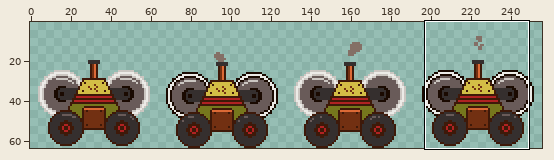
Sprite sheet: El Charquito/Assets/0_Sprites/Enemies/Enemy1.png. The picture above shows the old version from afar; the outline marks the close-up.
Close-up. First the earlier version:
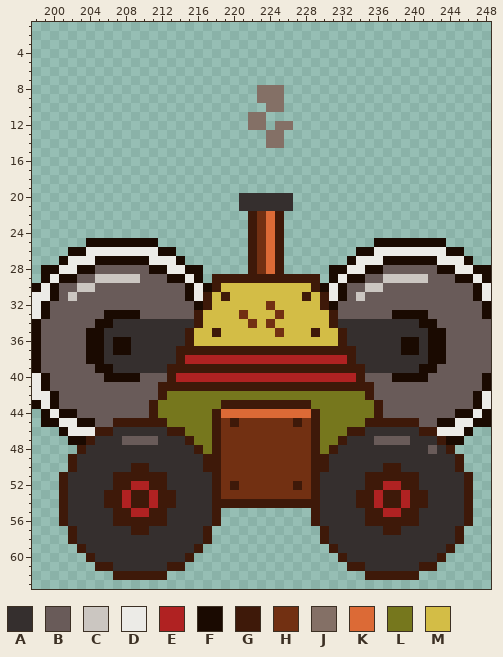
The file is 256x64 pixels. Shown: x 198..248, y 1..63. The wide view leaves out empty margins. The commit also changed other parts of the picture, which this record leaves out.
Palette (. is transparent): A #352f2e  B #695b59  C #cbc6c1  D #ecebe7  E #b02222  F #1a0a01  G #3e1909  H #723012  J #847066  K #dc6a36  L #76771d  M #d3bd46
New version:
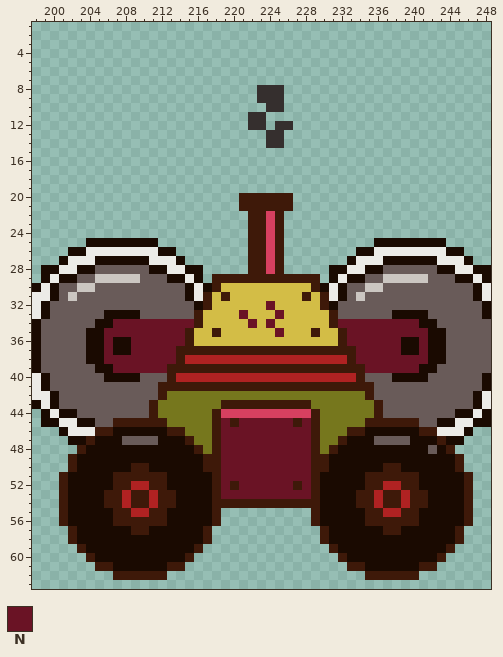
Colours new in this view: N #6a1325
Change:
@@ palette @@
-K #dc6a36
+K #d74060
@@ x 220..228 @@
  7 .........
- 8 ...JJJ...
- 9 ...JJJ...
-10 ....JJ...
-11 ..JJ.....
-12 ..JJ.JJ..
-13 ....JJ...
-14 ....JJ...
+ 8 ...AAA...
+ 9 ...AAA...
+10 ....AA...
+11 ..AA.....
+12 ..AA.AA..
+13 ....AA...
+14 ....AA...
 15 .........
@@ x 219..228 @@
 19 ..........
-20 ..AAAAAA..
-21 ..AAAAAA..
-22 ...GHKG...
-23 ...GHKG...
-24 ...GHKG...
-25 ...GHKG...
-26 ...GHKG...
-27 ...GHKG...
-28 ...GHKG...
+20 ..GGGGGG..
+21 ..GGGGGG..
+22 ...GGKG...
+23 ...GGKG...
+24 ...GGKG...
+25 ...GGKG...
+26 ...GGKG...
+27 ...GGKG...
+28 ...GGKG...
 29 GGGGGGGGGG
@@ x 198..248 @@
 31 DDFBCBBBBBBBBBBBBFDGMGMMMMMMMMGMGDFBCBBBBBBBBBBBBFD
-32 DFBBBBBBBBBBBBBBBBFGMMMMMMHMMMMMGFBBBBBBBBBBBBBBBBF
-33 DFBBBBBBFFFFBBBBBBGMMMMHMMMHMMMMMGBBBBBBFFFFBBBBBBF
-34 FBBBBBBFFAAAAAAAAAGMMMMMHMHMMMMMMGAAAAAAAAAFFBBBBBB
-35 FBBBBBFFAAAAAAAAAGMMGMMMMMMHMMMGMMGAAAAAAAAAFFBBBBB
-36 FBBBBBFFAFFAAAAAAGMMMMMMMMMMMMMMMMGAAAAAAFFAFFBBBBB
-37 FBBBBBFFAFFAAAAAGGGGGGGGGGGGGGGGGGGGAAAAAFFAFFBBBBB
-38 FBBBBBFFAAAAAAAAGEEEEEEEEEEEEEEEEEEGAAAAAAAAFFBBBBB
-39 FBBBBBBFFAAAAAAGGGGGGGGGGGGGGGGGGGGGGAAAAAAFFBBBBBB
+32 DFBBBBBBBBBBBBBBBBFGMMMMMMNMMMMMGFBBBBBBBBBBBBBBBBF
+33 DFBBBBBBFFFFBBBBBBGMMMMNMMMNMMMMMGBBBBBBFFFFBBBBBBF
+34 FBBBBBBFFNNNNNNNNNGMMMMMNMNMMMMMMGNNNNNNNNNFFBBBBBB
+35 FBBBBBFFNNNNNNNNNGMMGMMMMMMNMMMGMMGNNNNNNNNNFFBBBBB
+36 FBBBBBFFNFFNNNNNNGMMMMMMMMMMMMMMMMGNNNNNNFFNFFBBBBB
+37 FBBBBBFFNFFNNNNNGGGGGGGGGGGGGGGGGGGGNNNNNFFNFFBBBBB
+38 FBBBBBFFNNNNNNNNGEEEEEEEEEEEEEEEEEEGNNNNNNNNFFBBBBB
+39 FBBBBBBFFNNNNNNGGGGGGGGGGGGGGGGGGGGGGNNNNNNFFBBBBBB
 40 DFBBBBBBFFFFBBBGEEEEEEEEEEEEEEEEEEEEGBBBFFFFBBBBBBF
@@ x 198..248 @@
 44 .FDFFBBBBBBBBGLLLLLLGKKKKKKKKKKGLLLLLLGBBBBBBBBFFDF
-45 .FFDDFFBBGGGGGGLLLLLGHGHHHHHHGHGLLLLLGGGGGGBBFFDDFF
-46 ...FDDDGGAAAAAAGGLLLGHHHHHHHHHHGLLLGGAAAAAAGGDDDF..
-47 ....FFGAAABBBBAAAGLLGHHHHHHHHHHGLLGAAABBBBAAAGFF...
-48 .....GAAAAAAAAAAAAGLGHHHHHHHHHHGLGAAAAAAAAAABAG....
-49 ....GAAAAAAAAAAAAAAGGHHHHHHHHHHGGAAAAAAAAAAAAAAG...
-50 ....GAAAAAAGGAAAAAAGGHHHHHHHHHHGGAAAAAAGGAAAAAAG...
-51 ...GAAAAAGGGGGGAAAAAGHHHHHHHHHHGAAAAAGGGGGGAAAAAG..
-52 ...GAAAAAGGEEGGAAAAAGHGHHHHHHGHGAAAAAGGEEGGAAAAAG..
-53 ...GAAAAGGEGGEGGAAAAGHHHHHHHHHHGAAAAGGEGGEGGAAAAG..
-54 ...GAAAAGGEGGEGGAAAAGGGGGGGGGGGGAAAAGGEGGEGGAAAAG..
-55 ...GAAAAAGGEEGGAAAAAG..........GAAAAAGGEEGGAAAAAG..
-56 ...GAAAAAGGGGGGAAAAAG..........GAAAAAGGGGGGAAAAAG..
-57 ....GAAAAAAGGAAAAAAG............GAAAAAAGGAAAAAAG...
-58 ....GAAAAAAAAAAAAAAG............GAAAAAAAAAAAAAAG...
-59 .....GAAAAAAAAAAAAG..............GAAAAAAAAAAAAG....
-60 ......GAAAAAAAAAAG................GAAAAAAAAAAG.....
-61 .......GGAAAAAAGG..................GGAAAAAAGG......
+45 .FFDDFFBBGGGGGGLLLLLGNGNNNNNNGNGLLLLLGGGGGGBBFFDDFF
+46 ...FDDDGGFFFFFFGGLLLGNNNNNNNNNNGLLLGGFFFFFFGGDDDF..
+47 ....FFGFFFBBBBFFFGLLGNNNNNNNNNNGLLGFFFBBBBFFFGFF...
+48 .....GFFFFFFFFFFFFGLGNNNNNNNNNNGLGFFFFFFFFFFBFG....
+49 ....GFFFFFFFFFFFFFFGGNNNNNNNNNNGGFFFFFFFFFFFFFFG...
+50 ....GFFFFFFGGFFFFFFGGNNNNNNNNNNGGFFFFFFGGFFFFFFG...
+51 ...GFFFFFGGGGGGFFFFFGNNNNNNNNNNGFFFFFGGGGGGFFFFFG..
+52 ...GFFFFFGGEEGGFFFFFGNGNNNNNNGNGFFFFFGGEEGGFFFFFG..
+53 ...GFFFFGGEGGEGGFFFFGNNNNNNNNNNGFFFFGGEGGEGGFFFFG..
+54 ...GFFFFGGEGGEGGFFFFGGGGGGGGGGGGFFFFGGEGGEGGFFFFG..
+55 ...GFFFFFGGEEGGFFFFFG..........GFFFFFGGEEGGFFFFFG..
+56 ...GFFFFFGGGGGGFFFFFG..........GFFFFFGGGGGGFFFFFG..
+57 ....GFFFFFFGGFFFFFFG............GFFFFFFGGFFFFFFG...
+58 ....GFFFFFFFFFFFFFFG............GFFFFFFFFFFFFFFG...
+59 .....GFFFFFFFFFFFFG..............GFFFFFFFFFFFFG....
+60 ......GFFFFFFFFFFG................GFFFFFFFFFFG.....
+61 .......GGFFFFFFGG..................GGFFFFFFGG......
 62 .........GGGGGG......................GGGGGG........
Changed places in both close-ups, as pixel boxes (x1, y1, x2, y2):
changed: (248, 85, 293, 148)
changed: (239, 193, 293, 337)
changed: (104, 319, 194, 373)
changed: (338, 319, 428, 373)
changed: (68, 409, 464, 571)
